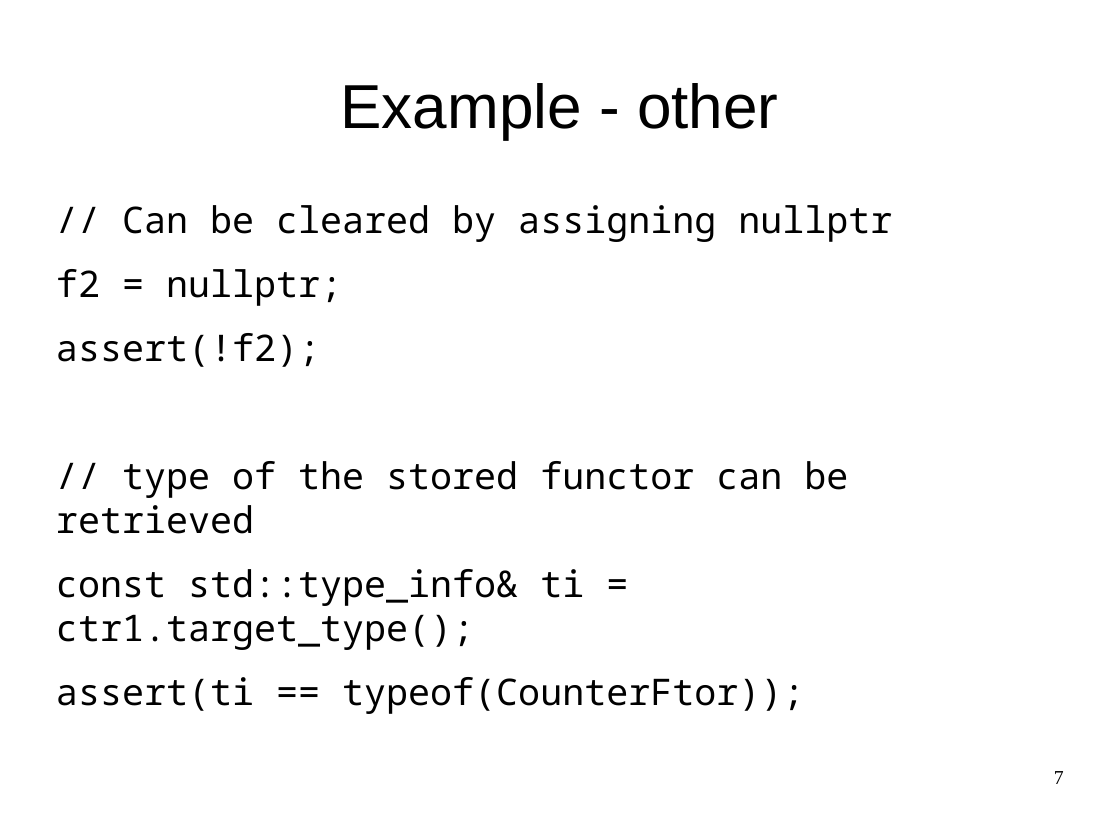
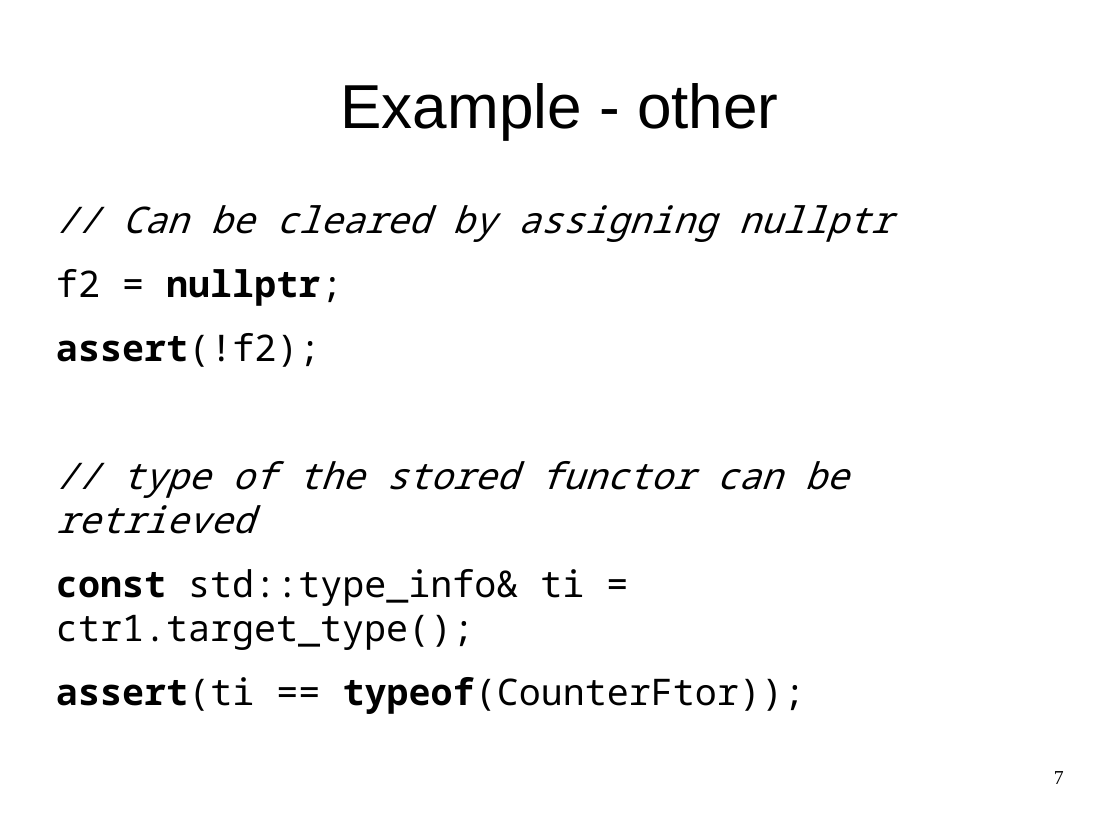
Before and after one commit to maciekgajewski/demystifying_std_function, a slide deck: slide 7 of demystifying-std-function.odp. Drawn at 1120x840 pixels with LibreOffice and Linux fonts; fonts in the diff are those of the drawing. Boxes give left, top, right and bottom in pixels: in the first picture for what was removed or moved away, otherwise in the second. Text is boxed around its words. In the diff, an @@ line names an element or a change of style, - is before the commit and + after.

```diff
--- a/demystifying-std-function.odp
+++ b/demystifying-std-function.odp
@@ text "// Can be cleared by ..." at (56, 205, 892, 714): italic on in "// Can be cleared by assigning nullptr", "// type of the stored functor can ..."; bold on in "nullptr;", "assert(!f2);", "const", "assert(ti typeof(CounterFtor));" @@
```
Also in this commit, not shown: 22 other slides changed.
